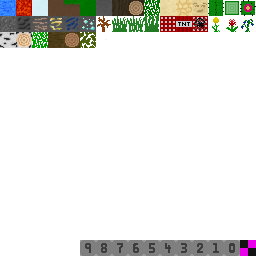
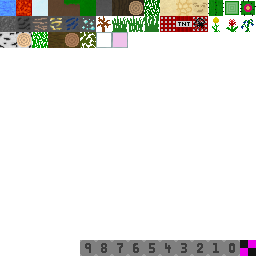
Layers edited between the first and the second 256 × 256 image:
painted on "Textures" over [0, 0, 128, 48]
